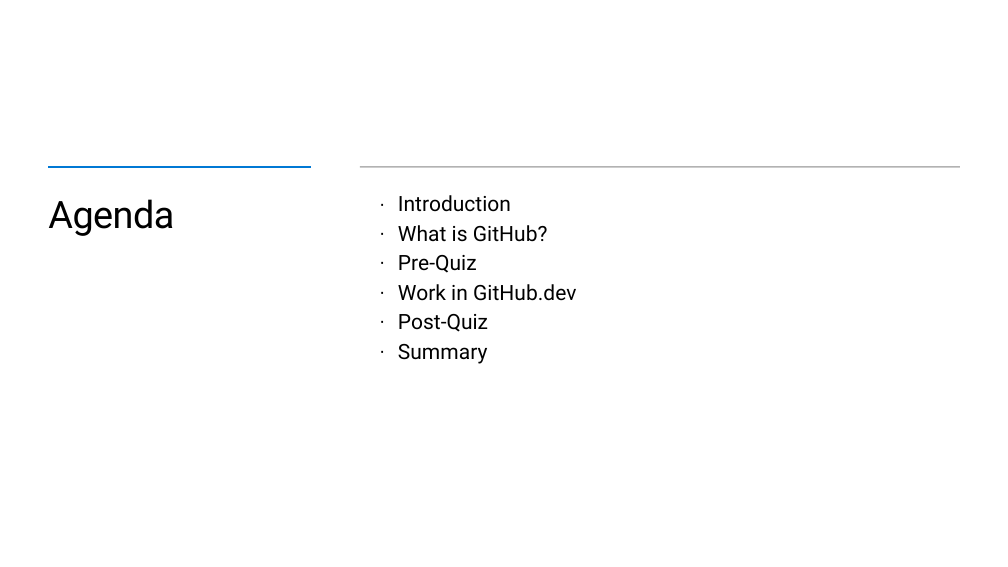
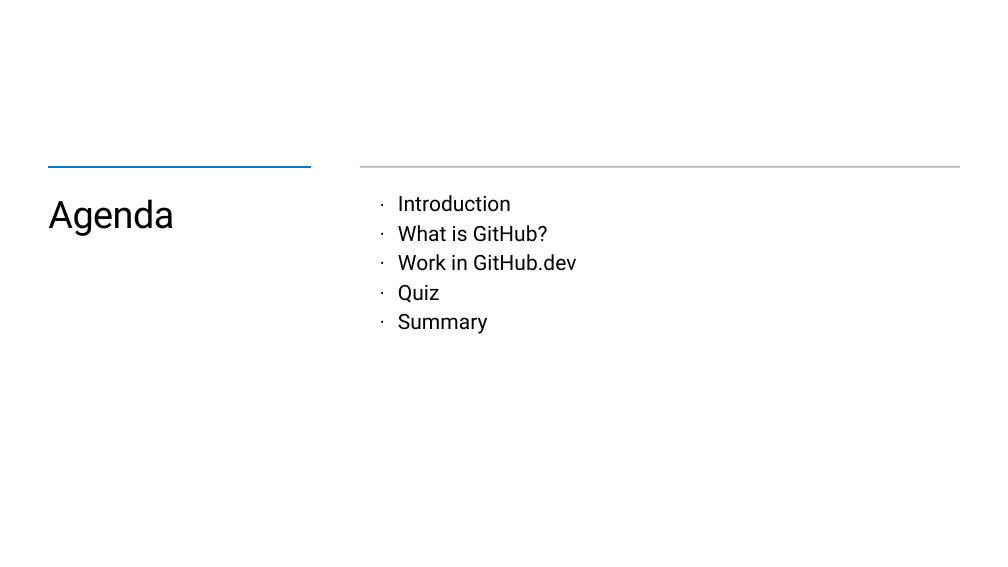
Before and after one commit to microsoft/workshop-library, a slide deck: slide 5 of learn-github/slides.pptx. Drawn at 1008x567 pixels with LibreOffice and Linux fonts; fonts in the diff are those of the drawing; background and template pictures are left out. Boxes give left, top, right and bottom in pixels: in the first picture for what was removed or moved away, otherwise in the second. Text is boxed around its words. In the diff, an @@ line names an element or a change of style, - is before the commit and + after.

```diff
--- a/learn-github/slides.pptx
+++ b/learn-github/slides.pptx
@@ text at (398,255,477,273): paragraph removed @@
-  · Pre-Quiz
@@ text at (398,285,440,303): text changed @@
-  · Post-Quiz
+  · Quiz
```
Also in this commit, not shown: 1 other slide changed, 7 slides removed, 1 other file.
